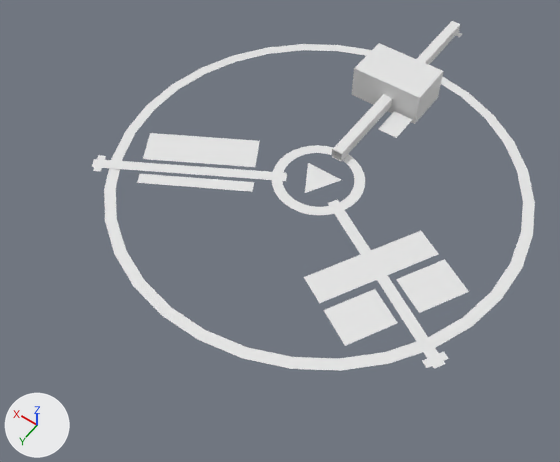
Before and after pictures for a commit that changed the Blender file JoGJ/Assets/Models/BaseMap_01.blend.
One viewpoint serves both versions: a camera (50 mm lens) standing at (-246.0, 404.0, 527.0) and looking at (11.0, 45.0, -38.0). Lighting does not change. The marker at lower left points along +X, +Y and +Z.
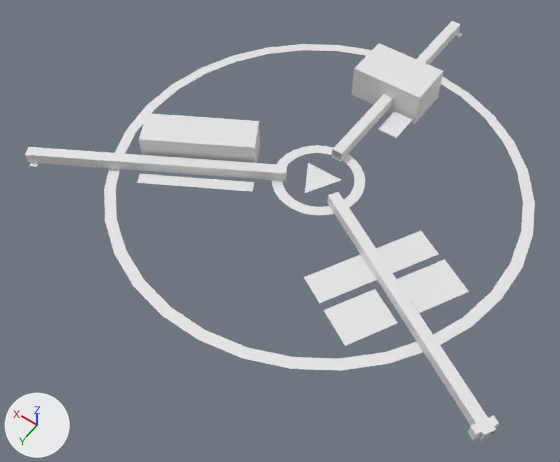
Where the change shows, as pixel boxes [x1, y1, x2, y2] in the pictures (560 x 462 px):
'Plane.015', reshaped, moved: before [143, 133, 260, 167]; after [139, 113, 260, 163]
'Plane.018', reshaped (42% wider, 47% taller): before [328, 199, 449, 368]; after [327, 192, 499, 441]
'Plane.019', reshaped (34% wider, 30% taller): before [92, 155, 287, 181]; after [25, 147, 287, 181]

The change, as a diff of the scene's bpy script:
```diff
--- a/JoGJ/Assets/Models/BaseMap_01.blend.py
+++ b/JoGJ/Assets/Models/BaseMap_01.blend.py
@@ me_plane_029 @@
 # used by ob_plane_019; location = (0.0, 0.0, 0.2); rotation_euler = (0.0, 0.0, 2.094), in degrees (0, 0, 120); scale = (5.08, 5.08, 5.08)
-me_plane_029.from_pydata(...)  # 14 vertices, 6 faces; spans x -1.9..1.9, y -41.0..-5.7, z 0.0
+me_plane_029.from_pydata(...)  # 24 vertices, 17 faces; spans x -1.9..1.9, y -52.8..-5.7, z 0.0..2.0
+# me_plane_029 part 1
+# 12 vertices are removed from x -1.9..1.9, y -41.0..-39.1, z 0.0
+# 6 faces are deleted
+# 12 vertices are added at x -1.9..1.9, y -52.8..-50.9, z 0.0
+# 10 new vertices lie (0.0, 0.0, 2.0) away from vertices in x -1.0..1.0, y -52.8..-5.7, z 0.0
+# 17 new faces join them
@@ me_plane_028 @@
 # used by ob_plane_018; location = (0.0, 0.0, 0.2); rotation_euler = (0.0, 0.0, 4.189), in degrees (0, 0, 240); scale = (5.08, 5.08, 5.08)
-me_plane_028.from_pydata(...)  # 14 vertices, 6 faces; spans x -1.9..1.9, y -41.0..-5.6, z 0.0
+me_plane_028.from_pydata(...)  # 28 vertices, 24 faces; spans x -1.9..1.9, y -53.5..-5.6, z 0.0..2.1
+# me_plane_028 part 2
+# 12 vertices are removed from x -1.9..1.9, y -41.0..-39.1, z 0.0
+# 6 faces are deleted
+# 12 vertices are added at x -1.9..1.9, y -53.5..-51.5, z 0.0
+# 14 new vertices lie (0.0, 0.0, 2.1) away from vertices in x -1.9..1.9, y -53.5..-5.6, z 0.0
+# 24 new faces join them
@@ me_plane_025 @@
 me_plane_025.from_pydata(...)  # 4 vertices, 1 face; spans x -1.0..1.0, y -1.0..1.0, z 0.0
 # used by ob_plane_015; location = (109.2, 32.7, 0.2); rotation_euler = (0.0, 0.0, 0.521), in degrees (0, 0, 30); scale = (52.6, 17.1, 15.3)
 # verts and faces of me_plane_025; kept vertices keep their numbers, new ones are numbered from 4
 # before: 0 (-1.0, -1.0, 0.0) at pixel (259, 140), 1 (1.0, -1.0, 0.0) at pixel (150, 132), 2 (-1.0, 1.0, 0.0) at pixel (255, 167), 3 (1.0, 1.0, 0.0) at pixel (142, 158)
+# me_plane_025 part 3
+delete_faces([(0, 1, 3, 2)])
+for new, old in zip([*range(4, 8)], [*range(0, 4)]): verts[new] = verts[old] + (0.0, 0.0, 2.3)
+faces += [(0, 2, 3, 1), (4, 5, 7, 6), (2, 6, 7, 3), (0, 1, 5, 4), (1, 3, 7, 5), (0, 4, 6, 2)]
@@ ob_plane_015 @@
 ob_plane_015 = bpy.data.objects.new('Plane.015', me_plane_025)
-ob_plane_015.location = (109.2, 32.7, 0.2)
+ob_plane_015.location = (109.2, 32.7, -7.8)
 ob_plane_015.rotation_euler = (0.0, 0.0, 0.521)  # degrees (0, 0, 30)
```
